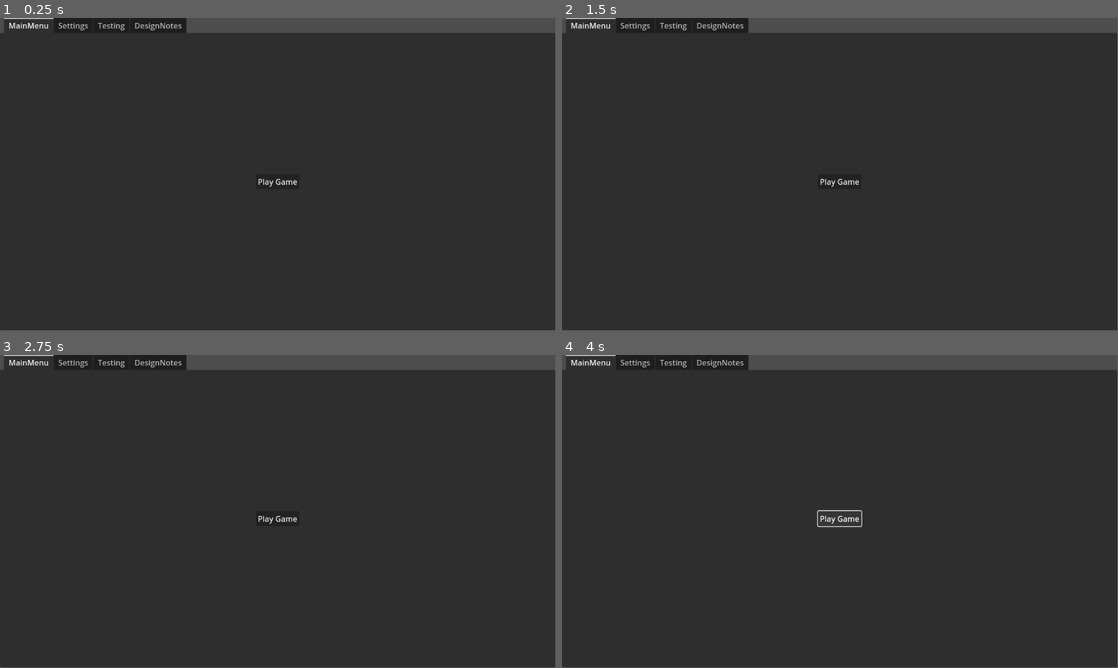
Above: before the commit, frames 1-4 (two rows, left to right).
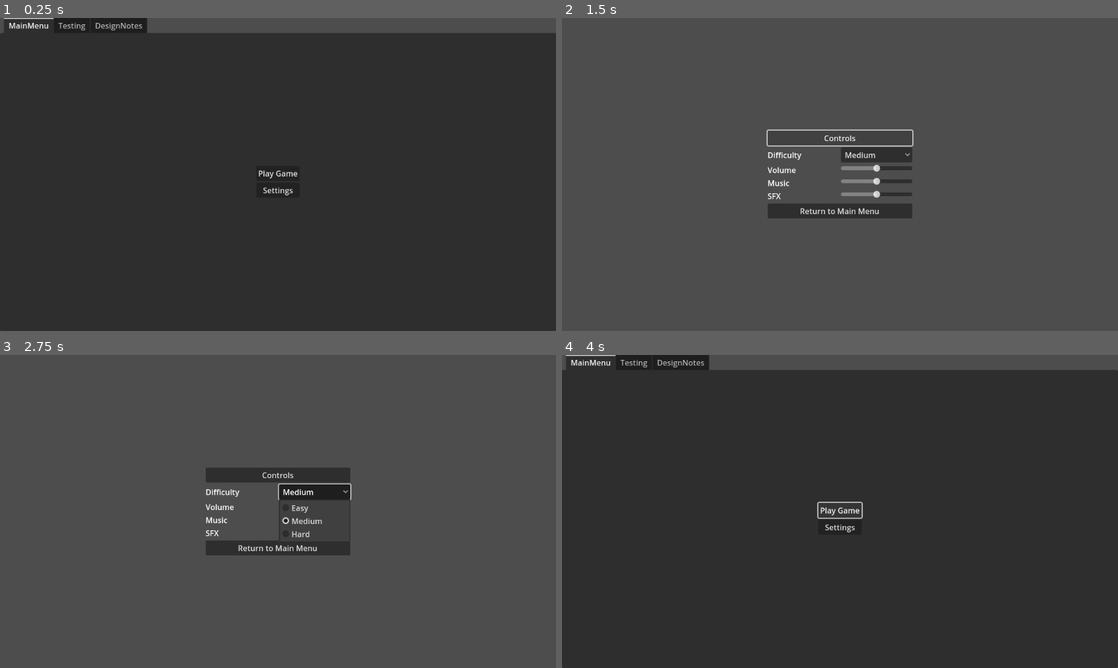
Above: after the commit, the same moments.

Repository: plexsoup/GWJ55
Game: Godot game, scene res://main.tscn
The game is run twice, just before and just after one commit, with the same random seed, the same clock (stepped at 60 frames per second) and the same inputs. Sound files missing from this copy of the repository are replaced by a short silence.
Inputs (mouse positions are in pixels of both pictures, inside the frame that each line leads up to):
- Up to frame 1 (0.25 s): no input
- Up to frame 2 (1.5 s): click (840, 190) at 0.5 s, where only the run after the commit has a clickable "Settings"; click (840, 136) at 1.25 s, where only the run after the commit has a clickable "Controls"
- Up to frame 3 (2.75 s): click (316, 492) at 2 s, where only the run after the commit has a clickable "Medium"
- Up to frame 4 (4 s): click (840, 549) at 2.75 s, where only the run after the commit has a clickable "Return to Main Menu"; click "Play Game" at 3.5 s
In our replay, the window is 799x449 before the commit and 800x450 after it. These sizes can differ from the game's own. Grey fills any space a smaller window leaves; there, only what the larger window draws over its background counts as a difference.

The runs differ from the first frame. In frame 1, 0.7% of the frame differs, in the area x 10-100%, y 0-57%; in frame 2, 93%, in the area x 0-100%, y 0-100%; in frame 3, 92%; in frame 4, 0.8%.

Commit message:
scene load buttons

Diff:
--- /dev/null
+++ b/Menus/Buttons/scene_change_button.gd
@@ -0,0 +1,26 @@
+extends Button
+
+@export var new_scene : PackedScene
+@export var scene_path : String = ""
+
+# Called when the node enters the scene tree for the first time.
+func _ready():
+	pass # Replace with function body.
+
+
+# Called every frame. 'delta' is the elapsed time since the previous frame.
+func _process(delta):
+	pass
+
+
+func _on_pressed():
+	$ClickNoise.start()
+	if new_scene != null:
+		get_tree().change_scene_to_packed(new_scene)
+	elif scene_path != "":
+		get_tree().change_scene_to_file(scene_path)
+
+
+
+func _on_mouse_entered():
+	$HoverNoise.start()
--- /dev/null
+++ b/Menus/Buttons/scene_change_button.tscn
@@ -0,0 +1,19 @@
+[gd_scene load_steps=5 format=3 uid="uid://dx20duhdsm1vn"]
+
+[ext_resource type="Script" path="res://Menus/Buttons/scene_change_button.gd" id="1_jd3wu"]
+[ext_resource type="PackedScene" uid="uid://cakkghby15ea5" path="res://sfx/temporary_sound.tscn" id="2_a0pbc"]
+[ext_resource type="AudioStream" uid="uid://cxexix7ol1j0b" path="res://Menus/Buttons/click_placeholder.wav" id="3_ieldf"]
+[ext_resource type="AudioStream" uid="uid://bo5kpftf6kcdq" path="res://Menus/Buttons/hover_placeholder.wav" id="4_iwjxg"]
+
+[node name="SceneChangeButton" type="Button"]
+text = "ChangeScene"
+script = ExtResource("1_jd3wu")
+
+[node name="ClickNoise" parent="." instance=ExtResource("2_a0pbc")]
+stream = ExtResource("3_ieldf")
+
+[node name="HoverNoise" parent="." instance=ExtResource("2_a0pbc")]
+stream = ExtResource("4_iwjxg")
+
+[connection signal="mouse_entered" from="." to="." method="_on_mouse_entered"]
+[connection signal="pressed" from="." to="." method="_on_pressed"]
--- /dev/null
+++ b/Menus/settings_menu.tscn
@@ -0,0 +1,112 @@
+[gd_scene load_steps=2 format=3 uid="uid://dl2ugtmw6nwcq"]
+
+[ext_resource type="PackedScene" uid="uid://dx20duhdsm1vn" path="res://Menus/Buttons/scene_change_button.tscn" id="1_hph4p"]
+
+[node name="Control" type="Control"]
+layout_mode = 3
+anchors_preset = 15
+anchor_right = 1.0
+anchor_bottom = 1.0
+grow_horizontal = 2
+grow_vertical = 2
+
+[node name="TextureRect" type="TextureRect" parent="."]
+layout_mode = 1
+anchors_preset = 15
+anchor_right = 1.0
+anchor_bottom = 1.0
+grow_horizontal = 2
+grow_vertical = 2
+
+[node name="Settings" type="CenterContainer" parent="."]
+layout_mode = 1
+anchors_preset = 15
+anchor_right = 1.0
+anchor_bottom = 1.0
+grow_horizontal = 2
+grow_vertical = 2
+
+[node name="VBoxContainer" type="VBoxContainer" parent="Settings"]
+layout_mode = 2
+
+[node name="ControlsSceneButton" parent="Settings/VBoxContainer" instance=ExtResource("1_hph4p")]
+layout_mode = 2
+text = "Controls"
+
+[node name="Difficulty" type="HBoxContainer" parent="Settings/VBoxContainer"]
+custom_minimum_size = Vector2(300, 2.08165e-12)
+layout_mode = 2
+
+[node name="Label" type="Label" parent="Settings/VBoxContainer/Difficulty"]
+layout_mode = 2
+size_flags_horizontal = 3
+text = "Difficulty"
+
+[node name="DifficultyButton" type="OptionButton" parent="Settings/VBoxContainer/Difficulty"]
+unique_name_in_owner = true
+layout_mode = 2
+size_flags_horizontal = 3
+item_count = 3
+selected = 1
+popup/item_0/text = "Easy"
+popup/item_0/id = 0
+popup/item_1/text = "Medium"
+popup/item_1/id = 1
+popup/item_2/text = "Hard"
+popup/item_2/id = 2
+
+[node name="Volume" type="HBoxContainer" parent="Settings/VBoxContainer"]
+custom_minimum_size = Vector2(300, 2.08165e-12)
+layout_mode = 2
+
+[node name="Label" type="Label" parent="Settings/VBoxContainer/Volume"]
+layout_mode = 2
+size_flags_horizontal = 3
+text = "Volume"
+
+[node name="MasterVolumeSlider" type="HSlider" parent="Settings/VBoxContainer/Volume"]
+unique_name_in_owner = true
+layout_mode = 2
+size_flags_horizontal = 3
+max_value = 1.0
+step = 0.1
+value = 0.5
+
+[node name="Volume2" type="HBoxContainer" parent="Settings/VBoxContainer"]
+custom_minimum_size = Vector2(300, 2.08165e-12)
+layout_mode = 2
+
+[node name="Label" type="Label" parent="Settings/VBoxContainer/Volume2"]
+layout_mode = 2
+size_flags_horizontal = 3
+text = "Music"
+
+[node name="MusicVolumeSlider" type="HSlider" parent="Settings/VBoxContainer/Volume2"]
+unique_name_in_owner = true
+layout_mode = 2
+size_flags_horizontal = 3
+max_value = 1.0
+step = 0.1
+value = 0.5
+
+[node name="Volume3" type="HBoxContainer" parent="Settings/VBoxContainer"]
+custom_minimum_size = Vector2(300, 2.08165e-12)
+layout_mode = 2
+
+[node name="Label" type="Label" parent="Settings/VBoxContainer/Volume3"]
+layout_mode = 2
+size_flags_horizontal = 3
+text = "SFX"
+
+[node name="SFXVolumeSlider" type="HSlider" parent="Settings/VBoxContainer/Volume3"]
+unique_name_in_owner = true
+layout_mode = 2
+size_flags_horizontal = 3
+max_value = 1.0
+step = 0.1
+value = 0.5
+
+[node name="ReturnToMainButton" parent="Settings/VBoxContainer" instance=ExtResource("1_hph4p")]
+layout_mode = 2
+text = "Return to Main Menu"
+scene_path = "res://main.tscn"
--- a/main.tscn
+++ b/main.tscn
@@ -1,7 +1,9 @@
-[gd_scene load_steps=3 format=3 uid="uid://oj6nxss4frcy"]
+[gd_scene load_steps=5 format=3 uid="uid://oj6nxss4frcy"]
 
 [ext_resource type="Script" path="res://main.gd" id="1_ci38h"]
 [ext_resource type="PackedScene" uid="uid://cyvgig2ced4e8" path="res://Menus/Whiteboard/whiteboard.tscn" id="2_sw6ch"]
+[ext_resource type="PackedScene" uid="uid://dx20duhdsm1vn" path="res://Menus/Buttons/scene_change_button.tscn" id="2_w73us"]
+[ext_resource type="PackedScene" uid="uid://dl2ugtmw6nwcq" path="res://Menus/settings_menu.tscn" id="3_566l7"]
 
 [node name="Main" type="Control"]
 layout_mode = 3
@@ -29,17 +31,31 @@
 [node name="VBoxContainer" type="VBoxContainer" parent="TabContainer/MainMenu/CenterContainer"]
 layout_mode = 2
 
-[node name="PlayGameButton" type="Button" parent="TabContainer/MainMenu/CenterContainer/VBoxContainer"]
+[node name="PlayGameButton" parent="TabContainer/MainMenu/CenterContainer/VBoxContainer" instance=ExtResource("2_w73us")]
 layout_mode = 2
 text = "Play Game"
 
-[node name="Settings" type="MarginContainer" parent="TabContainer"]
-visible = false
+[node name="SettingsButton" parent="TabContainer/MainMenu/CenterContainer/VBoxContainer" instance=ExtResource("2_w73us")]
 layout_mode = 2
+text = "Settings"
+new_scene = ExtResource("3_566l7")
 
 [node name="Testing" type="MarginContainer" parent="TabContainer"]
 visible = false
 layout_mode = 2
+
+[node name="VBoxContainer" type="VBoxContainer" parent="TabContainer/Testing"]
+layout_mode = 2
+size_flags_horizontal = 4
+size_flags_vertical = 4
+
+[node name="TestScene01" parent="TabContainer/Testing/VBoxContainer" instance=ExtResource("2_w73us")]
+layout_mode = 2
+text = "Test Scene 01"
+
+[node name="TestScene02" parent="TabContainer/Testing/VBoxContainer" instance=ExtResource("2_w73us")]
+layout_mode = 2
+text = "Test Scene 02"
 
 [node name="DesignNotes" type="MarginContainer" parent="TabContainer"]
 visible = false
--- a/project.godot
+++ b/project.godot
@@ -19,6 +19,11 @@
 
 Global="*res://global.gd"
 
+[display]
+
+window/stretch/mode="viewport"
+window/stretch/aspect="expand"
+
 [rendering]
 
 renderer/rendering_method="gl_compatibility"
--- /dev/null
+++ b/sfx/temporary_sound.gd
@@ -0,0 +1,21 @@
+## Description: duplicate yourself, play clone, then clone destroys itself
+extends AudioStreamPlayer
+
+@export var pitch_jitter : float = 0.05
+
+# Called when the node enters the scene tree for the first time.
+func _ready():
+	pass # Replace with function body.
+
+
+# Called every frame. 'delta' is the elapsed time since the previous frame.
+func _process(_delta):
+	pass
+
+
+func start():
+	var newSound = self.duplicate()
+	get_tree().get_root().add_child(newSound)
+	newSound.finished.connect(newSound.queue_free)
+	newSound.set_pitch_scale(randf_range(1.0-pitch_jitter, 1.0+pitch_jitter))
+	newSound.play()
--- /dev/null
+++ b/sfx/temporary_sound.tscn
@@ -0,0 +1,6 @@
+[gd_scene load_steps=2 format=3 uid="uid://cakkghby15ea5"]
+
+[ext_resource type="Script" path="res://sfx/temporary_sound.gd" id="1_ioi76"]
+
+[node name="TemporarySound" type="AudioStreamPlayer"]
+script = ExtResource("1_ioi76")
Not shown, added: Menus/Buttons/click_placeholder.wav.import
Not shown, added: Menus/Buttons/hover_placeholder.wav.import
Not shown, added: Menus/Buttons/click_placeholder.wav
Not shown, added: Menus/Buttons/hover_placeholder.wav
